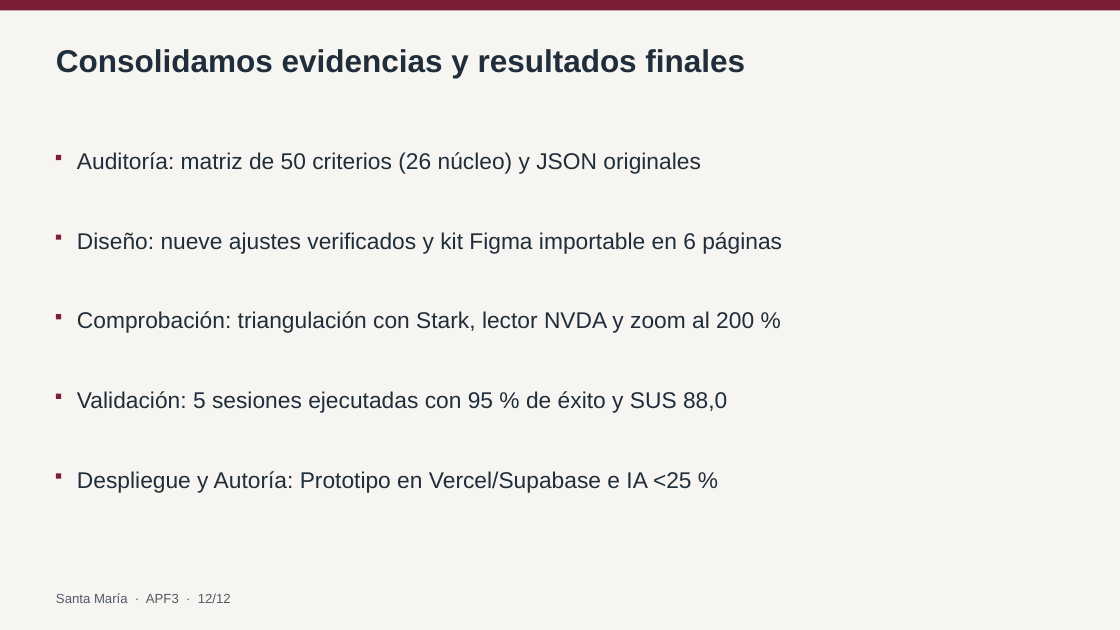
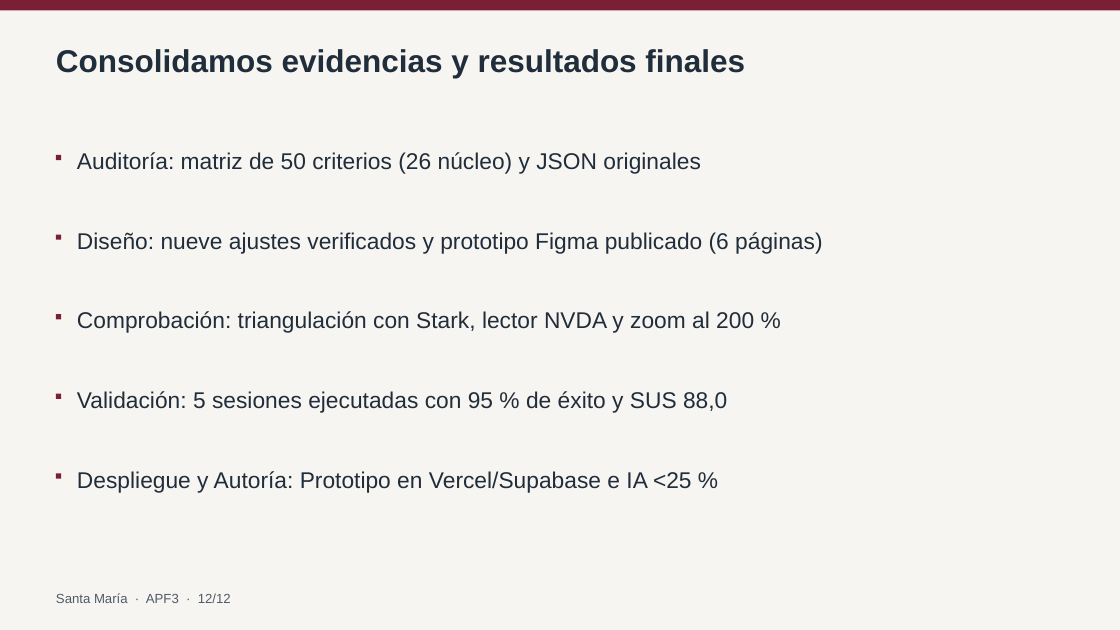
Before and after one commit to BruGeth/IHM_Colegio_Santa_Maria_Reyna_Angeles, a slide deck: slide 12 of avance informe 3/APF3_Grupo5_SantaMaria.pptx. Drawn at 1120x630 pixels with LibreOffice and Linux fonts; fonts in the diff are those of the drawing. Boxes give left, top, right and bottom in pixels: in the first picture for what was removed or moved away, otherwise in the second. Text is boxed around its words. In the diff, an @@ line names an element or a change of style, - is before the commit and + after.

Commit message:
feat(apf3): vincular enlace publico de figma en informe docx, pdf, pptx y anexos

```diff
--- a/avance informe 3/APF3_Grupo5_SantaMaria.pptx
+++ b/avance informe 3/APF3_Grupo5_SantaMaria.pptx
@@ text at (x1=77, y1=232, x2=822, y2=254): text changed @@
-Diseño: nueve ajustes verificados y kit Figma importable en 6 páginas
+Diseño: nueve ajustes verificados y prototipo Figma publicado (6 páginas)
```
Also in this commit, not shown: 1 other slide changed, 3 other files.
